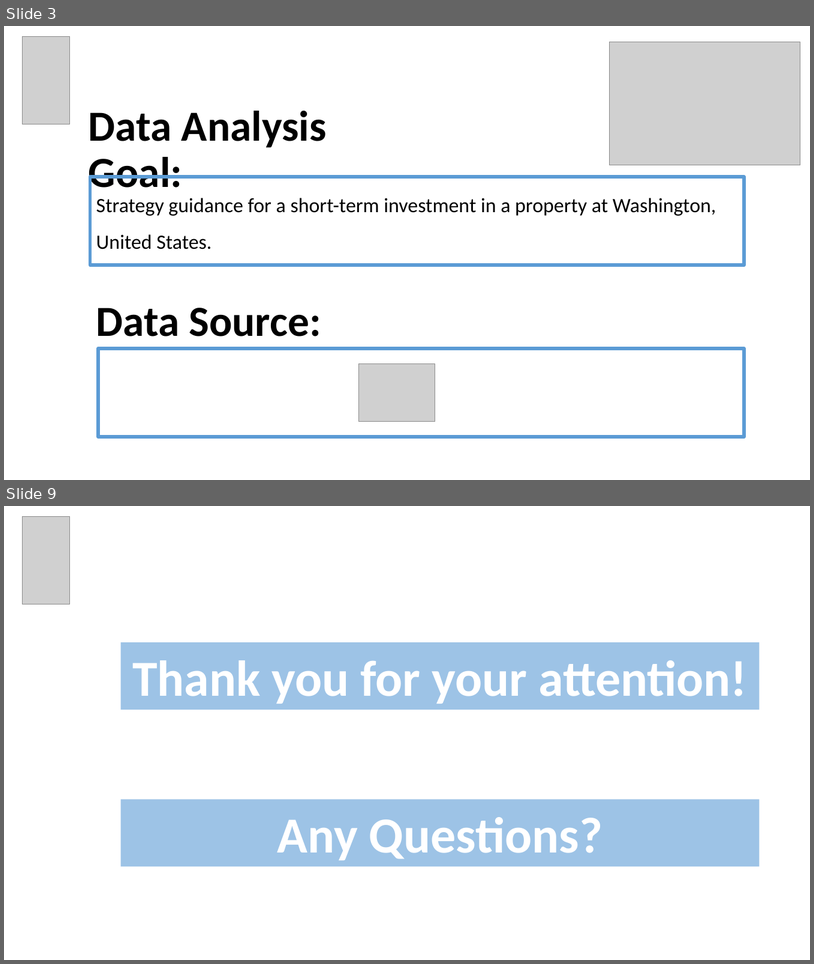
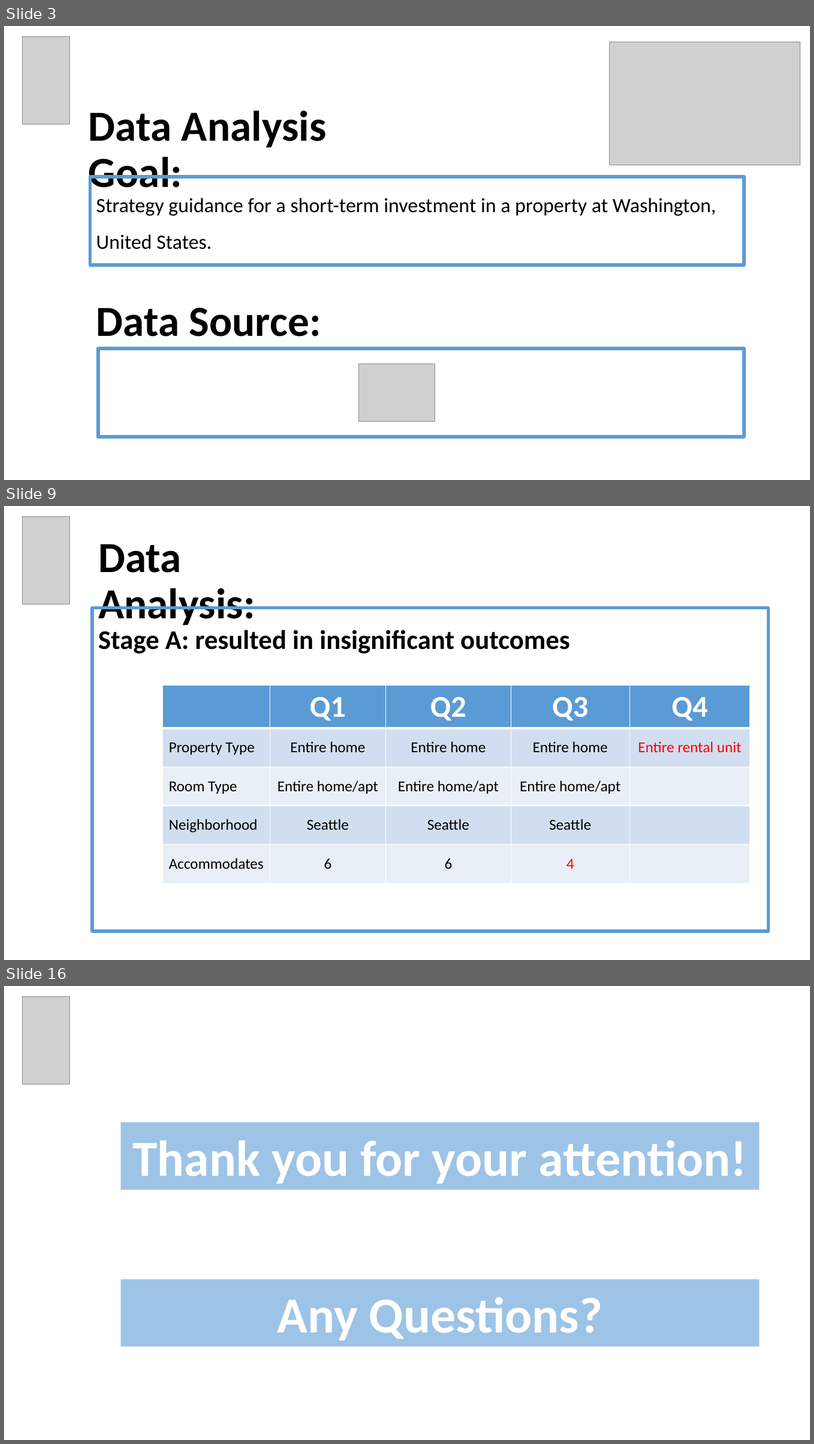
Before and after one commit to EyalVultz/Fianl-Project-Data-Analyst-Program-Hebrew-University-of-Jerusalem-Class-4-Group-2, a slide deck: Final Project Data Analyst Program Hebrew University of Jerusalem Class No. 4 Group 2.pptx. Shown one above the other, each under a label of ours: slides 3 and 9 before the commit, slides 3, 9 and 16 after it; the slides between them are not shown. The pictures are 814x964 and 814x1444 pixels, drawn with LibreOffice and Linux fonts; fonts in the diff are those of the drawing; grey boxes stand for pictures. Boxes give left, top, right and bottom in pixels: in the first picture for what was removed or moved away, otherwise in the second. Text is boxed around its words. In the diff, an @@ line names an element or a change of style, - is before the commit and + after.

```diff
--- a/Final Project Data Analyst Program Hebrew University of Jerusalem Class No. 4 Group 2.pptx
+++ b/Final Project Data Analyst Program Hebrew University of Jerusalem Class No. 4 Group 2.pptx
@@ slide 9 added at [4, 506, 810, 960], background #FFFFFF @@
@@ picture added at [22, 516, 70, 604] @@
@@ title added at [98, 544, 255, 625], 51 pt, text #000000, bold @@
+Data Analysis:
@@ rectangle added at [92, 607, 768, 931], outline #5B9BD5 4 pt @@
@@ text added at [98, 630, 570, 654], 32 pt, text #000000, bold @@
+Stage A: resulted in insignificant outcomes
@@ table added at [163, 685, 751, 882], 5 rows, 5 columns @@
+ | Q1 | Q2 | Q3 | Q4
+Property Type | Entire home | Entire home | Entire home | Entire rental unit
+Room Type | Entire home/apt | Entire home/apt | Entire home/apt | 
+Neighborhood | Seattle | Seattle | Seattle | 
+Accommodates | 6 | 6 | 4 | 
@@ what was slide 9 is now slide 16 @@
```
Also in this commit, not shown: 3 slides changed, 9 other slides added, 3 slides removed, 1 other file.
